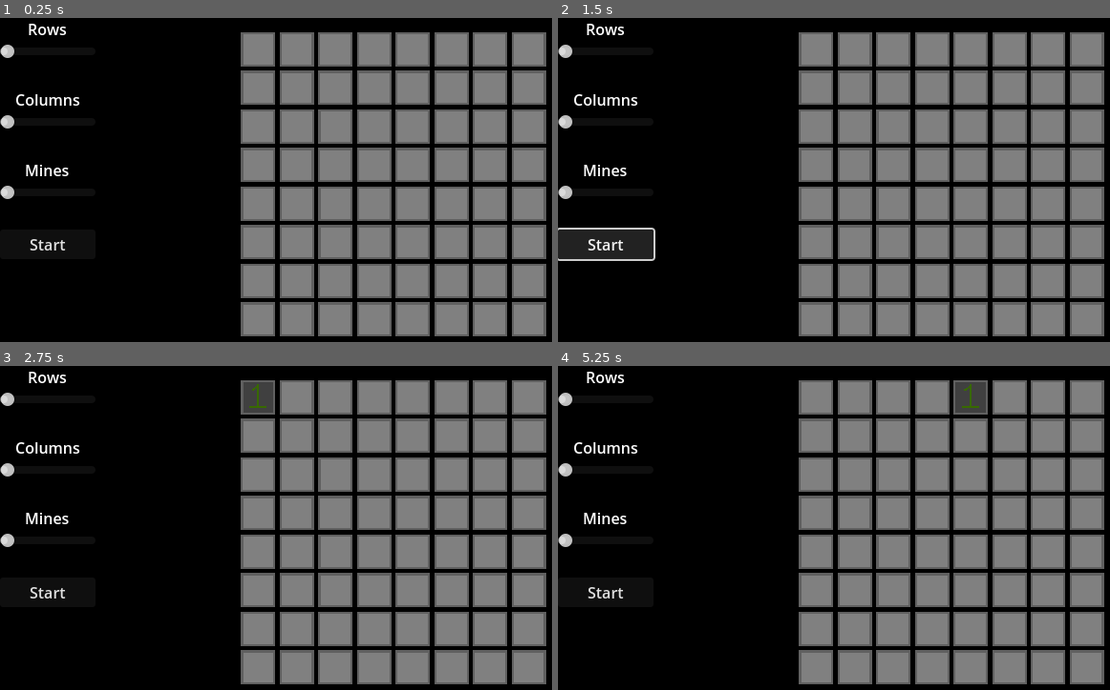
Above: before the commit, frames 1-4 (two rows, left to right).
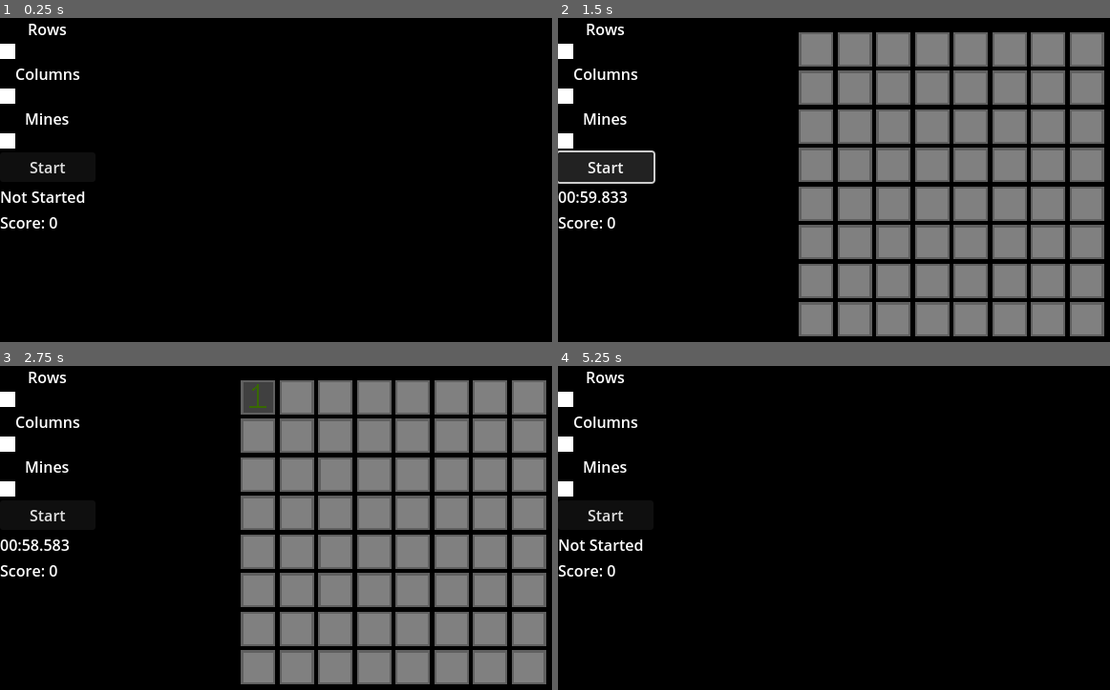
Above: after the commit, the same moments.

Repository: MataclysmGames/Minesweeper
Game: Godot game, scene res://scenes/game.tscn
Same seed, same stepped clock (60 frames per second), same inputs: the game is played once before the commit and once after it.
Inputs (mouse positions are in pixels of both pictures, inside the frame that each line leads up to):
- Up to frame 1 (0.25 s): no input
- Up to frame 2 (1.5 s): click "Start" at 0.5 s; click "Start" at 1.25 s
- Up to frame 3 (2.75 s): click (259, 398) at 2 s
- Up to frame 4 (5.25 s): click (856, 398) at 2.77 s; click (894, 398) at 3.52 s; click (933, 398) at 4.27 s; click (972, 398) at 5.02 s

The runs differ from the first frame. In frame 1, 44% of the frame differs, in the area x 0-99%, y 4-99%; in frame 2, 5.0%; in frame 3, 1.8%; in frame 4, 44%.

Commit message:
up

Diff:
--- /dev/null
+++ b/resources/grabber.tres
@@ -0,0 +1,12 @@
+[gd_resource type="GradientTexture2D" load_steps=2 format=3 uid="uid://d0etiq6636aq5"]
+
+[sub_resource type="Gradient" id="Gradient_fdmgt"]
+colors = PackedColorArray(1, 1, 1, 1, 1, 1, 1, 1)
+
+[resource]
+gradient = SubResource("Gradient_fdmgt")
+width = 16
+height = 16
+fill = 2
+fill_from = Vector2(0.5, 0.5)
+fill_to = Vector2(0.5, 0)
--- a/scenes/game.tscn
+++ b/scenes/game.tscn
@@ -1,7 +1,17 @@
-[gd_scene load_steps=3 format=3 uid="uid://bm4ev752r52na"]
+[gd_scene load_steps=7 format=3 uid="uid://bm4ev752r52na"]
 
 [ext_resource type="Script" path="res://scripts/game.gd" id="1_3epsy"]
+[ext_resource type="Texture2D" uid="uid://d0etiq6636aq5" path="res://resources/grabber.tres" id="2_djg7d"]
 [ext_resource type="PackedScene" uid="uid://oloj7yewcqua" path="res://scenes/sweeper_board.tscn" id="2_m0fe3"]
+
+[sub_resource type="StyleBoxFlat" id="StyleBoxFlat_ccckk"]
+bg_color = Color(1, 1, 1, 1)
+
+[sub_resource type="StyleBoxFlat" id="StyleBoxFlat_6lmo3"]
+bg_color = Color(1, 1, 1, 1)
+
+[sub_resource type="StyleBoxFlat" id="StyleBoxFlat_ckn46"]
+bg_color = Color(1, 1, 1, 1)
 
 [node name="Game" type="HBoxContainer"]
 anchors_preset = 15
@@ -24,12 +34,15 @@
 
 [node name="RowSlider" type="HSlider" parent="VBoxContainer"]
 layout_mode = 2
+theme_override_icons/grabber = ExtResource("2_djg7d")
+theme_override_icons/grabber_highlight = ExtResource("2_djg7d")
+theme_override_icons/grabber_disabled = ExtResource("2_djg7d")
+theme_override_styles/slider = SubResource("StyleBoxFlat_ccckk")
+theme_override_styles/grabber_area = SubResource("StyleBoxFlat_6lmo3")
+theme_override_styles/grabber_area_highlight = SubResource("StyleBoxFlat_ckn46")
 min_value = 8.0
 max_value = 24.0
 value = 8.0
-
-[node name="Spacer" type="Label" parent="VBoxContainer"]
-layout_mode = 2
 
 [node name="ColumnLabel" type="Label" parent="VBoxContainer"]
 layout_mode = 2
@@ -39,12 +52,15 @@
 
 [node name="ColumnSlider" type="HSlider" parent="VBoxContainer"]
 layout_mode = 2
+theme_override_icons/grabber = ExtResource("2_djg7d")
+theme_override_icons/grabber_highlight = ExtResource("2_djg7d")
+theme_override_icons/grabber_disabled = ExtResource("2_djg7d")
+theme_override_styles/slider = SubResource("StyleBoxFlat_ccckk")
+theme_override_styles/grabber_area = SubResource("StyleBoxFlat_6lmo3")
+theme_override_styles/grabber_area_highlight = SubResource("StyleBoxFlat_ckn46")
 min_value = 8.0
 max_value = 24.0
 value = 8.0
-
-[node name="Spacer2" type="Label" parent="VBoxContainer"]
-layout_mode = 2
 
 [node name="MinesLabel" type="Label" parent="VBoxContainer"]
 layout_mode = 2
@@ -54,16 +70,25 @@
 
 [node name="MinesSlider" type="HSlider" parent="VBoxContainer"]
 layout_mode = 2
+theme_override_icons/grabber = ExtResource("2_djg7d")
+theme_override_icons/grabber_highlight = ExtResource("2_djg7d")
+theme_override_icons/grabber_disabled = ExtResource("2_djg7d")
+theme_override_styles/slider = SubResource("StyleBoxFlat_ccckk")
+theme_override_styles/grabber_area = SubResource("StyleBoxFlat_6lmo3")
+theme_override_styles/grabber_area_highlight = SubResource("StyleBoxFlat_ckn46")
 min_value = 8.0
 max_value = 64.0
 value = 8.0
 
-[node name="Spacer3" type="Label" parent="VBoxContainer"]
-layout_mode = 2
-
 [node name="StartButton" type="Button" parent="VBoxContainer"]
 layout_mode = 2
 text = "Start"
+
+[node name="TimeLeftLabel" type="Label" parent="VBoxContainer"]
+layout_mode = 2
+
+[node name="ScoreLabel" type="Label" parent="VBoxContainer"]
+layout_mode = 2
 
 [node name="CenterContainer" type="CenterContainer" parent="."]
 layout_mode = 2
--- a/scripts/game.gd
+++ b/scripts/game.gd
@@ -8,27 +8,73 @@
 @onready var mines_label : Label = $VBoxContainer/MinesLabel
 @onready var mines_slider : HSlider = $VBoxContainer/MinesSlider
 @onready var start_button = $VBoxContainer/StartButton
+@onready var time_left_label = $VBoxContainer/TimeLeftLabel
+@onready var score_label = $VBoxContainer/ScoreLabel
 
 @onready var sweeper_board : SweeperBoard = $CenterContainer/SweeperBoard
 
+var timer : Timer
+var time_started : int = -1
+var time_finished : int = -1
+var total_score : int = 0
+
 func _ready():
-	print("Game ready")
-	row_slider.value_changed.connect(func(value : float): row_label.text = "%d Rows" % value)
-	column_slider.value_changed.connect(func(value : float): column_label.text = "%d Columns" % value)
-	mines_slider.value_changed.connect(func(value : float): mines_label.text = "%d Mines" % value)
+	row_slider.value_changed.connect(update_row_label)
+	column_slider.value_changed.connect(update_column_label)
+	mines_slider.value_changed.connect(update_mines_label)
 	start_button.pressed.connect(start)
 	sweeper_board.board_cleared.connect(on_board_cleared)
 	sweeper_board.board_failed.connect(on_board_failed)
+	sweeper_board.hide()
+	timer = Timer.new()
+	timer.one_shot = true
+	timer.autostart = false
+	timer.timeout.connect(on_timeout)
+	add_child(timer)
 
 func _process(delta):
 	if Input.is_action_just_pressed("restart"):
 		get_tree().reload_current_scene()
+	time_left_label.text = get_time_left_text()
+	score_label.text = "Score: %d" % [total_score]
+
+func update_row_label(value : float):
+	row_label.text = "%d Rows" % value
+
+func update_column_label(value : float):
+	column_label.text = "%d Columns" % value
+
+func update_mines_label(value : float):
+	mines_label.text = "%d Mines" % value
 
 func start():
+	sweeper_board.show()
+	sweeper_board.initialize(column_slider.value, row_slider.value, mines_slider.value)
+	timer.wait_time = mines_slider.value * 7.5
+	timer.start()
+
+func on_board_cleared():
+	var seconds_remaining = timer.time_left
+	var score = pow(mines_slider.value + 2, 3) + (seconds_remaining * seconds_remaining * 3)
+	total_score += score
+	reset()
+
+func on_board_failed():
+	total_score = 0
+	reset()
+
+func on_timeout():
+	total_score = 0
+	reset()
+
+func reset():
+	timer.stop()
+	sweeper_board.hide()
 	sweeper_board.initialize(column_slider.value, row_slider.value, mines_slider.value)
 
-func on_board_cleared():
-	sweeper_board.initialize(column_slider.value, row_slider.value, mines_slider.value)
-
-func on_board_failed():
-	sweeper_board.initialize(column_slider.value, row_slider.value, mines_slider.value)
+func get_time_left_text():
+	if timer.is_stopped():
+		return "Not Started"
+	var seconds_remaining = timer.time_left
+	var minutes_remaining : int = seconds_remaining / 60
+	return "%02d:%02.3f" % [minutes_remaining, seconds_remaining - (minutes_remaining * 60)]
